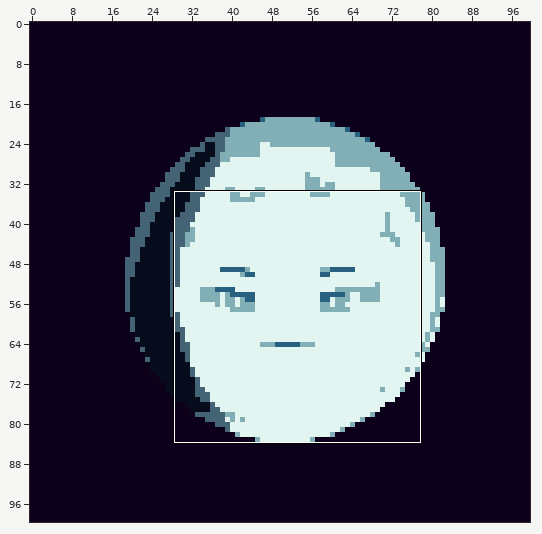
Edited in one commit: pixel-art file (moonfull.aseprite). The first picture is a wide view before the edit; the outline marks the close-up.
Close-up. Before the commit:
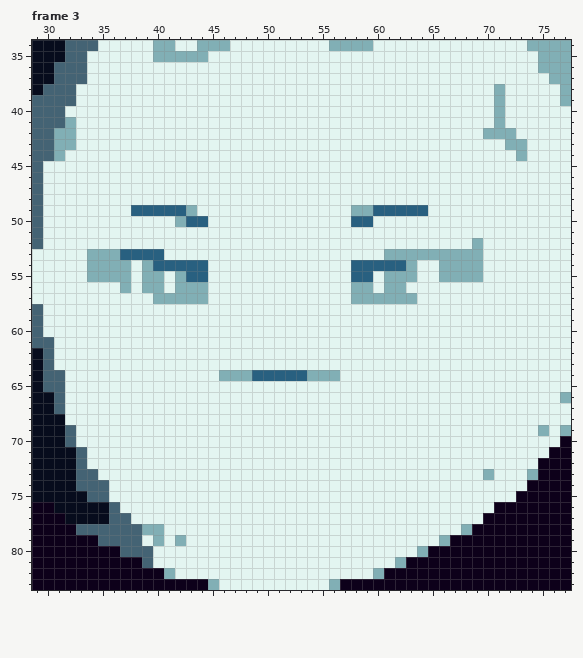
100x100 pixels, 8 frames. Shown: frame 3: x 29..77, y 34..83. The commit also changed other frames or places, which this record leaves out.
After the commit:
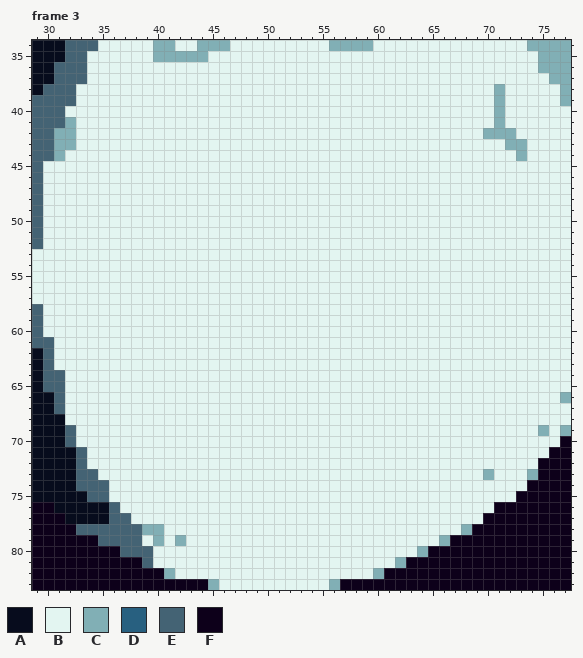
Palette (. is transparent): A #070c1d  B #e3f5f1  C #81afb5  D #286080  E #446374  F #0d001a
The exact change:
Changed rows in their new state; - is an unchanged pixel.
Frame 3, layer "Shadow":
first column x 34:
49 ----BBBBBB--------------BBBBBBB-----
50 --------BBB-------------BB----------
52 -----------------------------------B
53 BBBBBBB--------------------BBBBBBBBB
54 BBBB-BBBBBB-------------BBBBBB--BBBB
55 BBBB-BB-BBB-------------BB-BBB--BBBB
56 ---B-BB-BBB-------------BB-BB-------
57 ------BBBBB-------------BBBBBB------
first column x 46:
64 BBBBBBBBBBB
